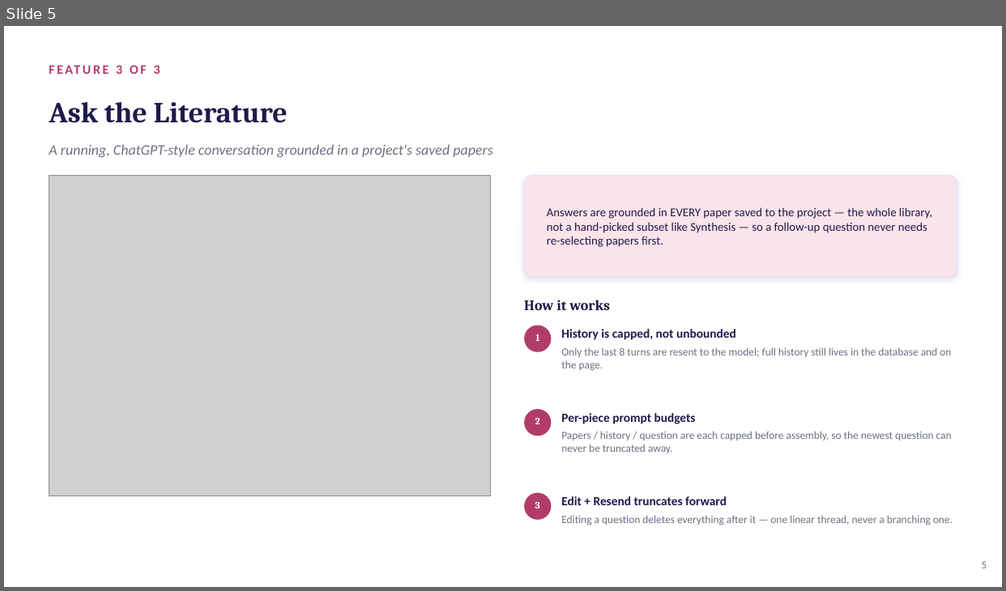
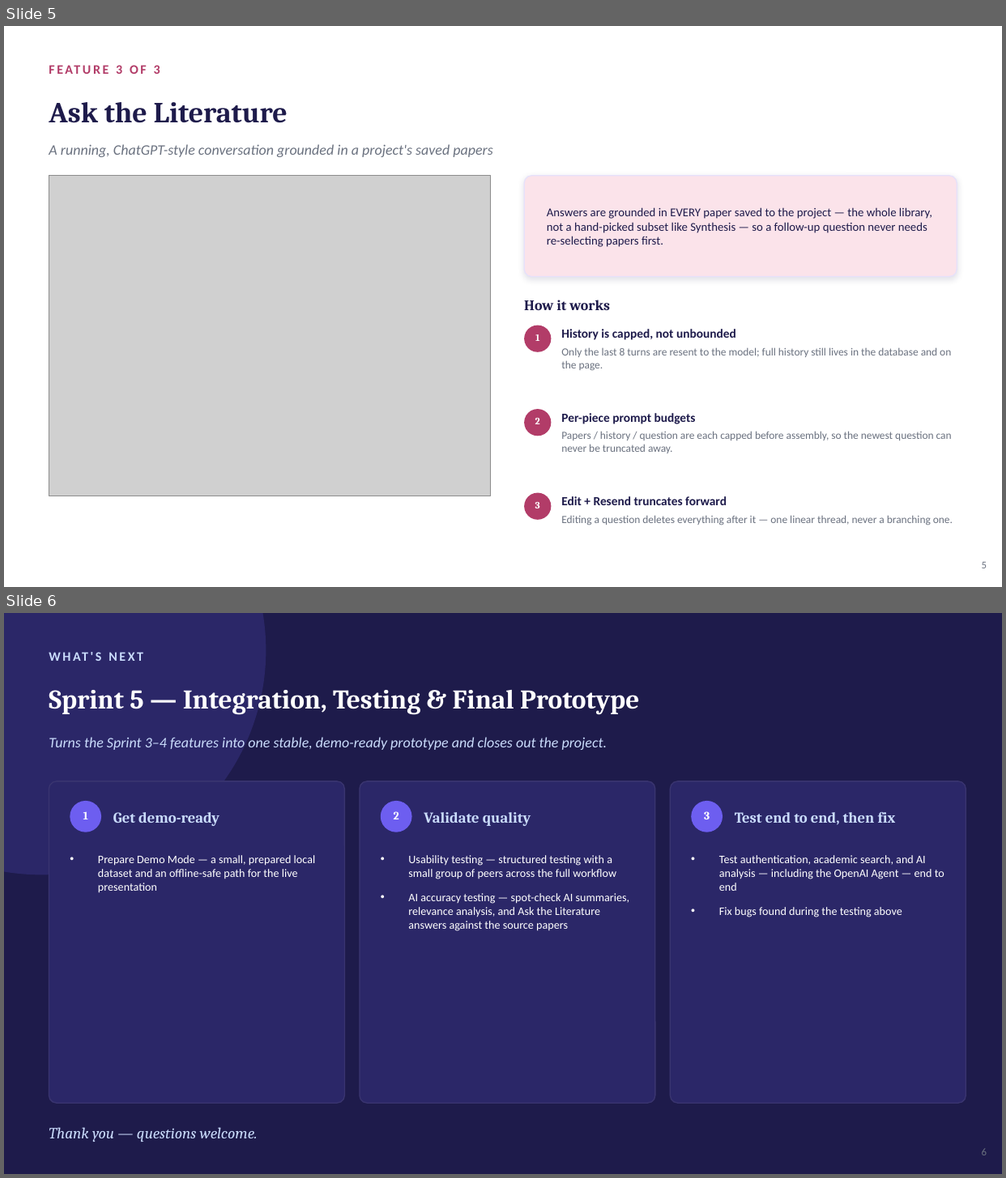
Before and after one commit to EmmanuelOrunta/researchlens-ai, a slide deck: presentations/ResearchLens_AI_Sprint4_Update.pptx. Shown one above the other, each under a label of ours: slide 5 before the commit, slides 5 and 6 after it. The pictures are 1006x591 and 1006x1178 pixels, drawn with LibreOffice and Linux fonts; fonts in the diff are those of the drawing; grey boxes stand for pictures. Boxes give left, top, right and bottom in pixels: in the first picture for what was removed or moved away, otherwise in the second. Text is boxed around its words. In the diff, an @@ line names an element or a change of style, - is before the commit and + after.

Commit message:
Update Sprint 4 presentation with revised content and visuals

```diff
--- a/presentations/ResearchLens_AI_Sprint4_Update.pptx
+++ b/presentations/ResearchLens_AI_Sprint4_Update.pptx
@@ slide 6 added at <box>4,613,1002,1174</box>, background #1E1B4B @@
@@ ellipse added at <box>4,613,266,875</box>, fill #2B2768 @@
@@ text added at <box>96,652,102,661</box>, 12.5 pt, text #CADCFC, bold @@
+WHAT'S NEXT
@@ text added at <box>49,690,639,715</box>, 26 pt, text #FFFFFF, bold @@
+Sprint 5 — Integration, Testing & Final Prototype
@@ text added at <box>49,737,607,750</box>, 14 pt, text #CADCFC, italic @@
+Turns the Sprint 3–4 features into one stable, demo-ready prototype and closes out the project.
@@ rounded rectangle added at <box>49,781,345,1103</box>, fill #2B2768, outline #3A3570 1 pt @@
@@ rounded rectangle added at <box>360,781,655,1103</box>, fill #2B2768, outline #3A3570 1 pt @@
@@ rounded rectangle added at <box>671,781,966,1103</box>, fill #2B2768, outline #3A3570 1 pt @@
@@ ellipse added at <box>70,801,101,833</box>, fill #6D5EF0 @@
@@ ellipse added at <box>381,801,412,833</box>, fill #6D5EF0 @@
@@ ellipse added at <box>691,801,722,833</box>, fill #6D5EF0 @@
@@ text added at <box>83,812,88,820</box>, 10.9 pt, text #FFFFFF, bold @@
+1
@@ text added at <box>113,812,219,826</box>, 14.5 pt, text #CADCFC, bold @@
+Get demo-ready
@@ text added at <box>394,811,399,820</box>, 10.9 pt, text #FFFFFF, bold @@
+2
@@ text added at <box>424,812,531,826</box>, 14.5 pt, text #CADCFC, bold @@
+Validate quality
@@ text added at <box>704,811,710,820</box>, 10.9 pt, text #FFFFFF, bold @@
+3
@@ text added at <box>735,812,896,825</box>, 14.5 pt, text #CADCFC, bold @@
+Test end to end, then fix
@@ text added at <box>98,855,316,893</box>, 11 pt, text #FFFFFF @@
+• Prepare Demo Mode — a small, prepared local dataset and an offline-safe path for the live presentation
@@ text added at <box>408,855,630,931</box>, 11 pt, text #FFFFFF @@
+• Usability testing — structured testing with a small group of peers across the full workflow
+• AI accuracy testing — spot-check AI summaries, relevance analysis, and Ask the Literature answers against the source papers
@@ text added at <box>719,855,944,918</box>, 11 pt, text #FFFFFF @@
+• Test authentication, academic search, and AI analysis — including the OpenAI Agent — end to end
+• Fix bugs found during the testing above
@@ text added at <box>49,1127,258,1142</box>, 15 pt, text #CADCFC, italic @@
+Thank you — questions welcome.
@@ text added at <box>982,1148,987,1156</box>, 10 pt, text #6B7280 @@
+6
```
Also in this commit, not shown: 2 slides changed, 1 other slide added, 2 slides removed.
